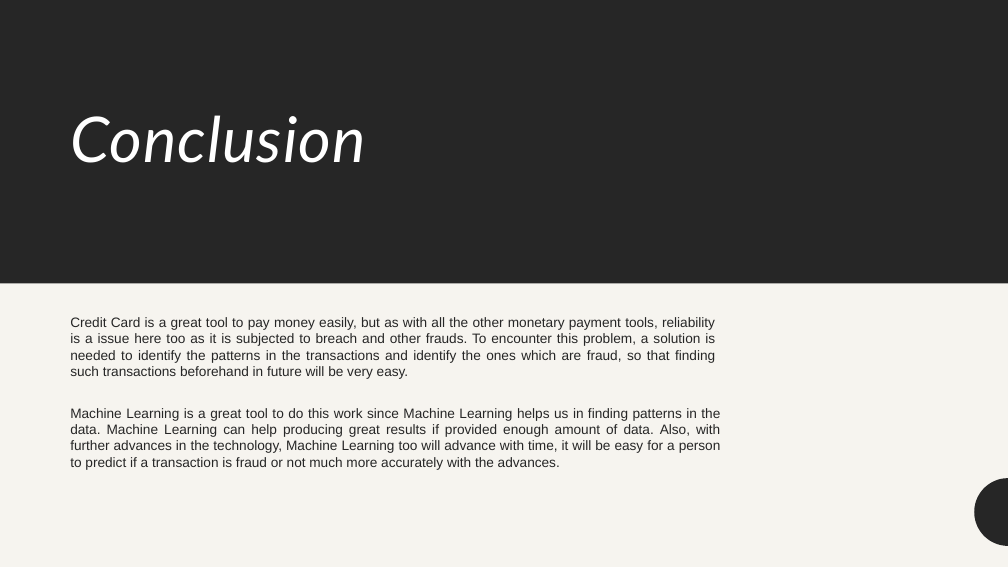
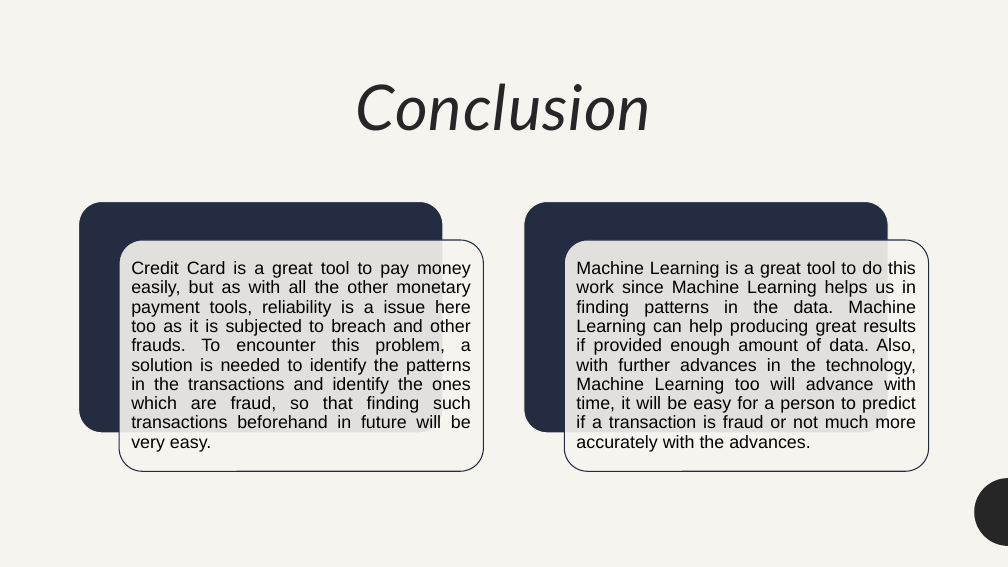
Before and after one commit to arcaneAB/fraud-detection-project, a slide deck: slide 20 of documentations/Project Presentation.pptx (slide 13 before the commit). Drawn at 1008x567 pixels with LibreOffice and Linux fonts; fonts in the diff are those of the drawing. Boxes give left, top, right and bottom in pixels: in the first picture for what was removed or moved away, otherwise in the second. Text is boxed around its words. In the diff, an @@ line names an element or a change of style, - is before the commit and + after.

Commit message:
added presentation

```diff
--- a/documentations/Project Presentation.pptx
+++ b/documentations/Project Presentation.pptx
@@ rectangle removed at (x1=0, y1=0, x2=1008, y2=284) @@
@@ title "Conclusion" at (x1=356, y1=83, x2=651, y2=131): text colour #FFFFFF to #262626; alignment left to centre; vertical alignment middle to bottom @@
@@ group added at (x1=79, y1=202, x2=929, y2=471): 4 rounded rectangles, 2 texts @@
+Credit Card is a great tool to pay money easily, but as with all the other monetary payment tools, reliability is a issue here too as it is subjected to breach and other frauds. To encounter this problem, a solution is needed to identify the patterns in the transactions and identify the ones which are fraud, so that finding such transactions beforehand in future will be very easy.
+Machine Learning is a great tool to do this work since Machine Learning helps us in finding patterns in the data. Machine Learning can help producing great results if provided enough amount of data. Also, with further advances in the technology, Machine Learning too will advance with time, it will be easy for a person to predict if a transaction is fraud or not much more accurately with the advances.
@@ text removed at (x1=70, y1=317, x2=721, y2=470) @@
-Credit Card is a great tool to pay money easily, but as with all the other monetary payment tools, reliability is a issue here too as it is subjected to breach and other frauds. To encounter this problem, a solution is needed to identify the patterns in the transactions and identify the ones which are fraud, so that finding such transactions beforehand in future will be very easy.
-Machine Learning is a great tool to do this work since Machine Learning helps us in finding patterns in the data. Machine Learning can help producing great results if provided enough amount of data. Also, with further advances in the technology, Machine Learning too will advance with time, it will be easy for a person to predict if a transaction is fraud or not much more accurately with the advances.
```
Also in this commit, not shown: 4 other slides changed, 16 slides added, 8 slides removed.
